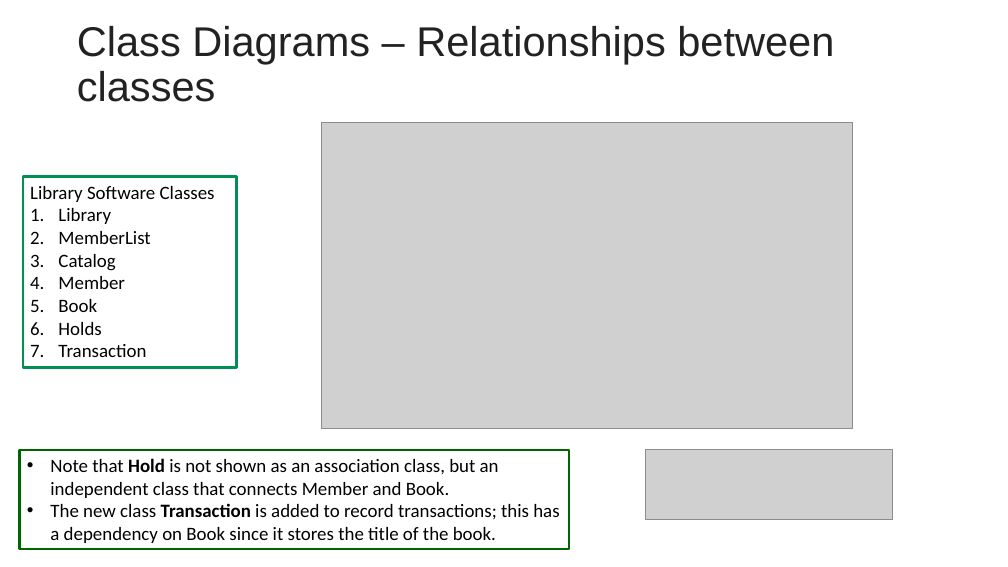
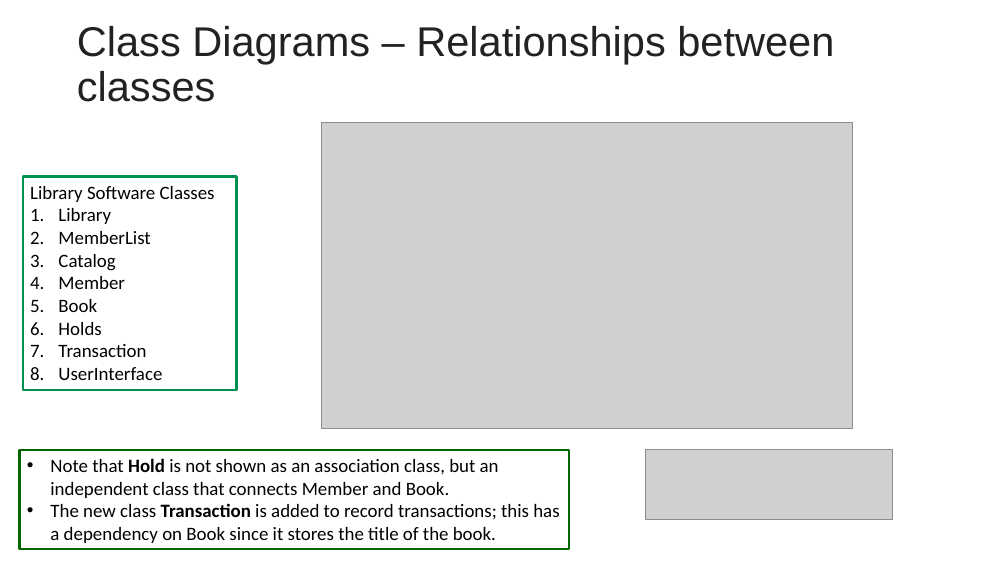
Before and after one commit to johnxu21/johnxu21.github.io, a slide deck: slide 25 of teaching/CS472/Timetable/OOD-V2.pptx. Drawn at 1008x567 pixels with LibreOffice and Linux fonts; fonts in the diff are those of the drawing; grey boxes stand for pictures. Boxes give left, top, right and bottom in pixels: in the first picture for what was removed or moved away, otherwise in the second. Text is boxed around its words. In the diff, an @@ line names an element or a change of style, - is before the commit and + after.

```diff
--- a/teaching/CS472/Timetable/OOD-V2.pptx
+++ b/teaching/CS472/Timetable/OOD-V2.pptx
@@ rectangle "Library Software Classes": place and size @@
-rectangle "Library Software Classes" at (23,177,237,368)
+rectangle "Library Software Classes" at (23,177,237,391)
@@ text in rectangle at (58,367,162,380): paragraph added @@
+8. UserInterface
```
Also in this commit, not shown: 4 other slides changed.
